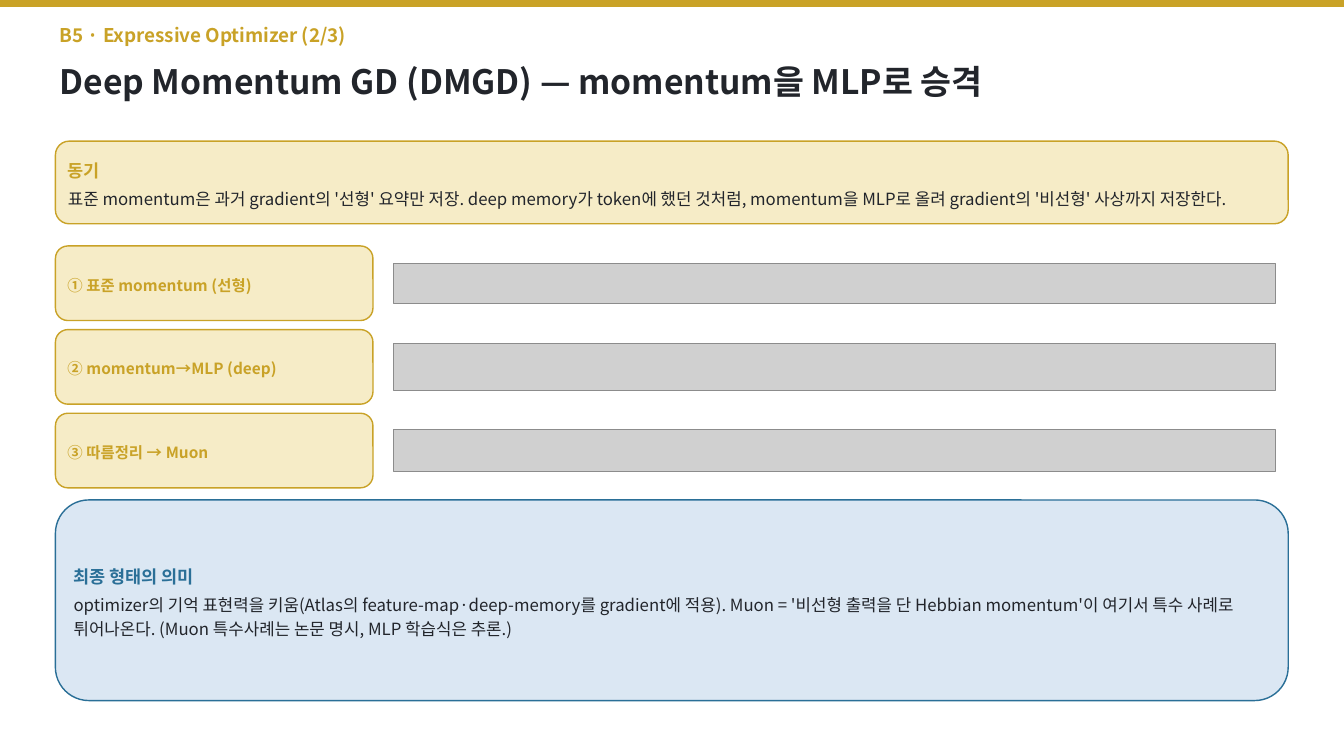
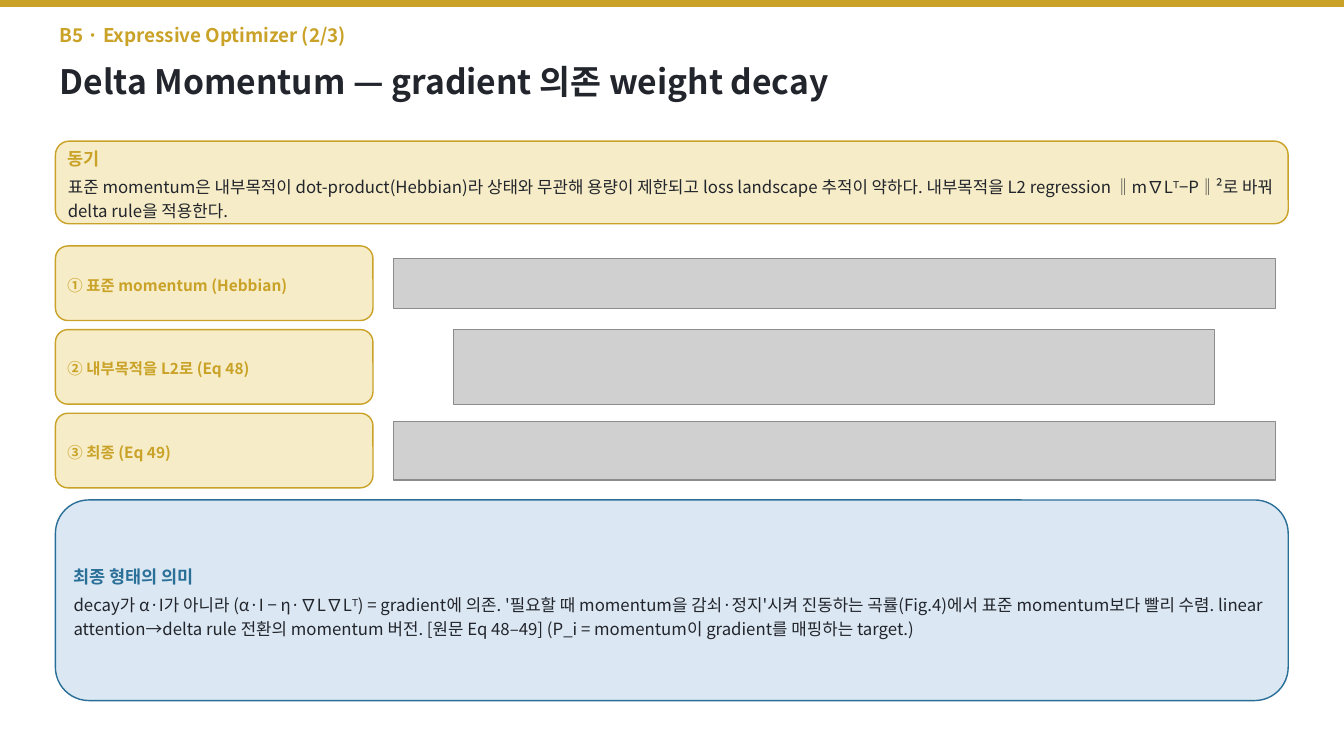
Before and after one commit to jimmylegendary/neural-memory-study, a slide deck: slide 61 of seminar/TTT-seminar.pptx. Drawn at 1344x756 pixels with LibreOffice and Linux fonts; fonts in the diff are those of the drawing; grey boxes stand for pictures. Boxes give left, top, right and bottom in pixels: in the first picture for what was removed or moved away, otherwise in the second. Text is boxed around its words. In the diff, an @@ line names an element or a change of style, - is before the commit and + after.

```diff
--- a/seminar/TTT-seminar.pptx
+++ b/seminar/TTT-seminar.pptx
@@ text at [60, 65, 829, 102]: text changed @@
-Deep Momentum GD (DMGD) — momentum을 MLP로 승격
+Delta Momentum — gradient 의존 weight decay
@@ text in rounded rectangle at [68, 178, 1273, 219]: text changed @@
-표준 momentum은 과거 gradient의 '선형' 요약만 저장. deep memory가 token에 했던 것처럼, momentum을 MLP로 올려 gradient의 '비선형' 사상까지 저장한다.
+표준 momentum은 내부목적이 dot-product(Hebbian)라 상태와 무관해 용량이 제한되고 loss landscape 추적이 약하다. 내부목적을 L2 regression ‖m∇Lᵀ−P‖²로 바꿔 delta rule을 적용한다.
@@ picture: place and size @@
-picture at [393, 263, 1275, 303]
+picture at [393, 258, 1275, 309]
@@ text in rounded rectangle at [67, 278, 287, 294]: text changed @@
-① 표준 momentum (선형)
+① 표준 momentum (Hebbian)
@@ picture: place and size @@
-picture at [393, 344, 1275, 390]
+picture at [454, 330, 1216, 404]
@@ text in rounded rectangle at [67, 361, 249, 378]: text changed @@
-② momentum→MLP (deep)
+② 내부목적을 L2로 (Eq 48)
@@ text in rounded rectangle at [67, 445, 171, 462]: text changed @@
-③ 따름정리 → Muon
+③ 최종 (Eq 49)
@@ picture: place and size @@
-picture at [393, 430, 1275, 471]
+picture at [393, 421, 1275, 480]
@@ text in rounded rectangle at [74, 597, 1263, 639]: text changed @@
-optimizer의 기억 표현력을 키움(Atlas의 feature-map·deep-memory를 gradient에 적용). Muon = '비선형 출력을 단 Hebbian momentum'이 여기서 특수 사례로 튀어나온다. (Muon 특수사례는 논문 명시, MLP 학습식은 추론.)
+decay가 α·I가 아니라 (α·I − η·∇L∇Lᵀ) = gradient에 의존. '필요할 때 momentum을 감쇠·정지'시켜 진동하는 곡률(Fig.4)에서 표준 momentum보다 빨리 수렴. linear attention→delta rule 전환의 momentum 버전. [원문 Eq 48–49] (P_i = momentum이 gradient를 매핑하는 target.)
```
Also in this commit, not shown: 10 other slides changed, 2 other files.
